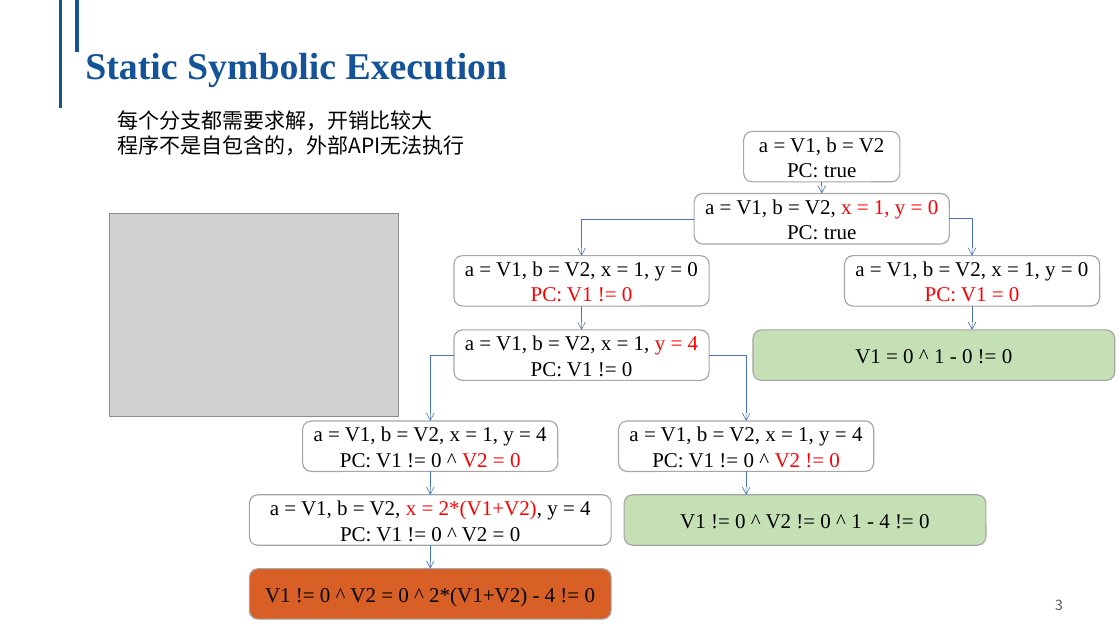
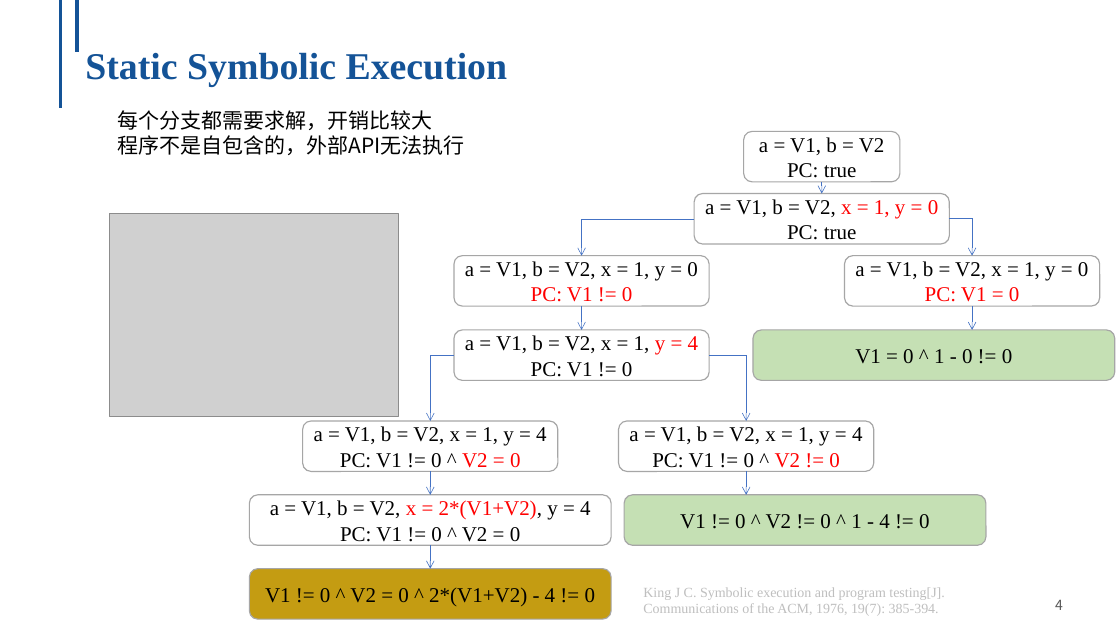
Before and after one commit to NingmoRain/NingmoRain.github.io, a slide deck: slide 4 of files/Survey__Symbolic_Execution.pptx (slide 3 before the commit). Drawn at 1120x630 pixels with LibreOffice and Linux fonts; fonts in the diff are those of the drawing; grey boxes stand for pictures; background and template pictures are left out. Boxes give left, top, right and bottom in pixels: in the first picture for what was removed or moved away, otherwise in the second. Text is boxed around its words. In the diff, an @@ line names an element or a change of style, - is before the commit and + after.

```diff
--- a/files/Survey__Symbolic_Execution.pptx
+++ b/files/Survey__Symbolic_Execution.pptx
@@ rounded rectangle "V1 != 0 ^ V2 ..." at <box>250,569,612,619</box>: fill #D86026 to #C49C12 @@
@@ text added at <box>643,587,944,615</box>, 12 pt, text #BFBFBF @@
+King J C. Symbolic execution and program testing[J]. Communications of the ACM, 1976, 19(7): 385-394.
@@ page number at <box>1055,600,1063,610</box>: text changed @@
-3
+4
```
Also in this commit, not shown: 9 other slides changed, 4 slides added, 1 slide removed, 7 other files.
